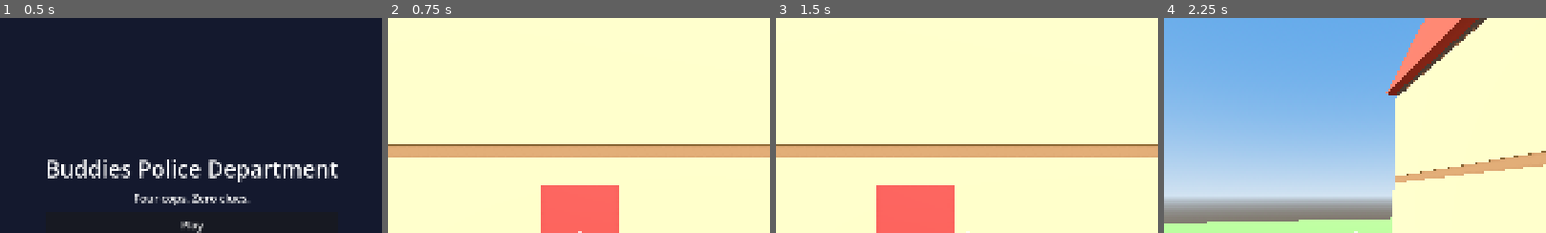
Above: before the commit, frames 1-4 (left to right).
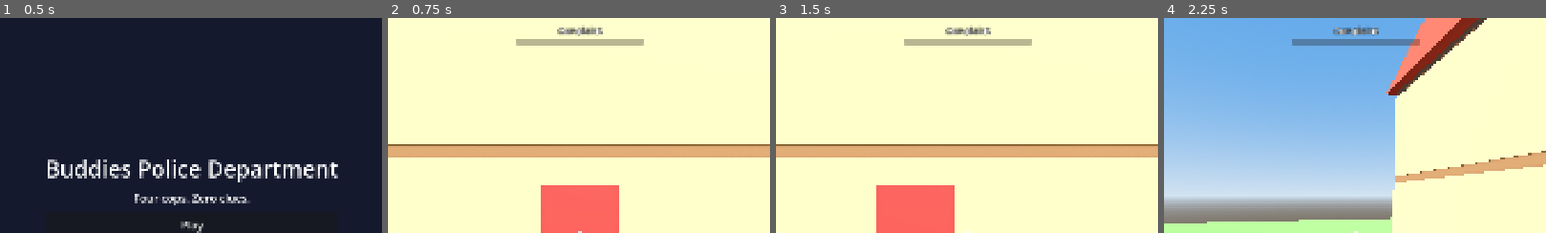
Above: after the commit, the same moments.

Repository: cristiangelini/BPD
Game: Godot game, scene res://scenes/ui/main_menu.tscn
The game is run twice, just before and just after one commit, with the same random seed, the same clock (stepped at 60 frames per second) and the same inputs.
Inputs (mouse positions are % of the whole screen's width and height, from its top left):
- Up to frame 1 (0.5 s): no input
- Up to frame 2 (0.75 s): click "Play" at 0.5 s
- Up to frame 3 (1.5 s): tap Enter at 1.25 s; move the mouse to (72, 45) at 1.27 s; hold D (move_right) from 1.28 s (still down); click (72, 45) at 1.35 s
- Up to frame 4 (2.25 s): tap Space (jump) at 1.52 s; tap V (talk) at 1.55, 2.1 s; move the mouse to (45, 50) at 2.02 s; release D (move_right) at 2.03 s; hold W (move_forward) from 2.03 s (still down); click (45, 50) at 2.17 s
The pictures show only the part of the screen within x 25-75%, y 0-50%; the shares and areas given below are measured in that part.

Frame 1 is identical in both runs. In frame 2, 1.4% of the frame differs, in the area x 33-67%, y 3-13%; in frame 3, 1.4%; in frame 4, 1.4%.

Commit message:
Add the grandpa and his complaint meter
Co-Authored-By: Claude Opus 5.5 (1M context) <noreply@anthropic.com>
Claude-Session: https://claude.ai/code/session_01UXwRy4nCUmp8Zcg5tBLZhH

Diff:
--- a/scenes/levels/grandpa_house.tscn
+++ b/scenes/levels/grandpa_house.tscn
@@ -1,9 +1,10 @@
-[gd_scene load_steps=8 format=3]
+[gd_scene load_steps=11 format=3]
 
 [ext_resource type="Script" path="res://scripts/levels/grandpa_house.gd" id="1"]
 [ext_resource type="PackedScene" path="res://scenes/player/cop.tscn" id="2"]
 [ext_resource type="PackedScene" path="res://scenes/props/front_door.tscn" id="3"]
 [ext_resource type="PackedScene" path="res://scenes/tools/ram_pickup.tscn" id="4"]
+[ext_resource type="PackedScene" path="res://scenes/npc/grandpa.tscn" id="5"]
 
 [sub_resource type="ProceduralSkyMaterial" id="SkyMat"]
 sky_top_color = Color(0.32, 0.56, 0.9, 1)
@@ -27,6 +28,16 @@
 ssao_intensity = 1.6
 adjustments_enabled = true
 adjustments_saturation = 1.2
+
+[sub_resource type="NavigationMesh" id="NavMesh"]
+geometry_parsed_geometry_type = 1
+geometry_source_geometry_mode = 1
+geometry_source_group_name = &"navigation_source"
+cell_size = 0.1
+cell_height = 0.05
+agent_height = 1.3
+agent_radius = 0.4
+agent_max_climb = 0.2
 
 [node name="GrandpaHouse" type="Node3D"]
 script = ExtResource("1")
@@ -55,3 +66,57 @@
 
 [node name="RamPickup" parent="." instance=ExtResource("4")]
 transform = Transform3D(0, 0, 1, 0, 1, 0, -1, 0, 0, 1.8, 0, 8.5)
+
+[node name="Navigation" type="NavigationRegion3D" parent="."]
+navigation_mesh = SubResource("NavMesh")
+
+[node name="Grandpa" parent="." instance=ExtResource("5")]
+transform = Transform3D(1, 0, 0, 0, 1, 0, 0, 0, 1, -3.7, 0.05, 2.5)
+
+[node name="CaseHud" type="CanvasLayer" parent="."]
+
+[node name="Complaint" type="VBoxContainer" parent="CaseHud"]
+anchors_preset = 5
+anchor_left = 0.5
+anchor_right = 0.5
+offset_left = -160.0
+offset_top = 16.0
+offset_right = 160.0
+offset_bottom = 70.0
+grow_horizontal = 2
+mouse_filter = 2
+
+[node name="Label" type="Label" parent="CaseHud/Complaint"]
+layout_mode = 2
+theme_override_constants/outline_size = 6
+theme_override_font_sizes/font_size = 22
+text = "HUD_COMPLAINT"
+horizontal_alignment = 1
+
+[node name="ComplaintBar" type="ProgressBar" parent="CaseHud/Complaint"]
+unique_name_in_owner = true
+custom_minimum_size = Vector2(320, 18)
+layout_mode = 2
+mouse_filter = 2
+modulate = Color(1, 0.45, 0.35, 1)
+show_percentage = false
+
+[node name="CaseFailed" type="Label" parent="CaseHud"]
+unique_name_in_owner = true
+visible = false
+anchors_preset = 8
+anchor_left = 0.5
+anchor_top = 0.5
+anchor_right = 0.5
+anchor_bottom = 0.5
+offset_left = -500.0
+offset_top = -60.0
+offset_right = 500.0
+offset_bottom = 0.0
+grow_horizontal = 2
+grow_vertical = 2
+theme_override_colors/font_color = Color(1, 0.35, 0.3, 1)
+theme_override_constants/outline_size = 10
+theme_override_font_sizes/font_size = 40
+text = "CASE_FAILED_LAWYER"
+horizontal_alignment = 1
--- /dev/null
+++ b/scenes/npc/grandpa.tscn
@@ -0,0 +1,48 @@
+[gd_scene load_steps=6 format=3]
+
+[ext_resource type="Script" path="res://scripts/npc/grandpa.gd" id="1"]
+[ext_resource type="PackedScene" path="res://assets/models/npc_abuelo.glb" id="2"]
+
+[sub_resource type="CapsuleShape3D" id="Capsule"]
+radius = 0.4
+height = 1.27
+
+[sub_resource type="CapsuleShape3D" id="BumpCapsule"]
+radius = 0.55
+height = 1.4
+
+[node name="Grandpa" type="CharacterBody3D"]
+collision_layer = 8
+collision_mask = 7
+script = ExtResource("1")
+
+[node name="Shape" type="CollisionShape3D" parent="."]
+transform = Transform3D(1, 0, 0, 0, 1, 0, 0, 0, 1, 0, 0.635, 0)
+shape = SubResource("Capsule")
+
+[node name="Model" parent="." instance=ExtResource("2")]
+transform = Transform3D(0.82, 0, 0, 0, 0.82, 0, 0, 0, 0.82, 0, 0, 0)
+
+[node name="Bump" type="Area3D" parent="."]
+collision_layer = 0
+collision_mask = 6
+
+[node name="Shape" type="CollisionShape3D" parent="Bump"]
+transform = Transform3D(1, 0, 0, 0, 1, 0, 0, 0, 1, 0, 0.7, 0)
+shape = SubResource("BumpCapsule")
+
+[node name="Agent" type="NavigationAgent3D" parent="."]
+path_desired_distance = 0.5
+target_desired_distance = 1.0
+radius = 0.4
+height = 1.27
+
+[node name="Bubble" type="Label3D" parent="."]
+transform = Transform3D(1, 0, 0, 0, 1, 0, 0, 0, 1, 0, 1.55, 0)
+billboard = 1
+pixel_size = 0.004
+outline_size = 10
+font_size = 40
+width = 600.0
+autowrap_mode = 3
+text = "GRANDPA_LINE_1"
--- a/scenes/player/cop.tscn
+++ b/scenes/player/cop.tscn
@@ -10,7 +10,7 @@
 
 [node name="Cop" type="CharacterBody3D"]
 collision_layer = 2
-collision_mask = 5
+collision_mask = 13
 script = ExtResource("1")
 
 [node name="Shape" type="CollisionShape3D" parent="."]
--- a/scenes/props/cookie_tin.tscn
+++ b/scenes/props/cookie_tin.tscn
@@ -9,7 +9,7 @@
 
 [node name="CookieTin" type="RigidBody3D"]
 collision_layer = 4
-collision_mask = 7
+collision_mask = 15
 mass = 3.0
 script = ExtResource("1")
 full_value = 1000.0
--- a/scenes/props/crate.tscn
+++ b/scenes/props/crate.tscn
@@ -8,7 +8,7 @@
 
 [node name="Crate" type="RigidBody3D"]
 collision_layer = 4
-collision_mask = 7
+collision_mask = 15
 mass = 3.0
 script = ExtResource("1")
 
--- a/scenes/props/heavy_safe.tscn
+++ b/scenes/props/heavy_safe.tscn
@@ -8,7 +8,7 @@
 
 [node name="HeavySafe" type="RigidBody3D"]
 collision_layer = 4
-collision_mask = 7
+collision_mask = 15
 mass = 40.0
 script = ExtResource("1")
 
--- a/scenes/props/ornament_figurine.tscn
+++ b/scenes/props/ornament_figurine.tscn
@@ -9,7 +9,7 @@
 
 [node name="Ornament" type="RigidBody3D"]
 collision_layer = 4
-collision_mask = 7
+collision_mask = 15
 mass = 0.3
 script = ExtResource("1")
 
--- a/scenes/props/ornament_plate.tscn
+++ b/scenes/props/ornament_plate.tscn
@@ -9,7 +9,7 @@
 
 [node name="Ornament" type="RigidBody3D"]
 collision_layer = 4
-collision_mask = 7
+collision_mask = 15
 mass = 0.4
 script = ExtResource("1")
 
--- a/scenes/props/ornament_vase.tscn
+++ b/scenes/props/ornament_vase.tscn
@@ -9,7 +9,7 @@
 
 [node name="Ornament" type="RigidBody3D"]
 collision_layer = 4
-collision_mask = 7
+collision_mask = 15
 mass = 0.8
 shard_color = Color(0.18, 0.72, 0.63, 1)
 script = ExtResource("1")
--- a/scripts/levels/grandpa_house.gd
+++ b/scripts/levels/grandpa_house.gd
@@ -81,12 +81,20 @@
 ## Money taken off the case pay for broken ornaments.
 var fines := 0
 
+## The grandpa called his lawyer: the warrant is cancelled and the case is lost.
+var case_failed := false
+
 var _materials := {}
 @onready var _built: Node3D = $Built
+@onready var grandpa: Grandpa = $Grandpa
 
 
 func _ready() -> void:
 	_build()
+	_bake_navigation()
+	grandpa.complaint_changed.connect(func(value: float) -> void: %ComplaintBar.value = value)
+	grandpa.lawyer_called.connect(_on_lawyer_called)
+	$FrontDoor.broken.connect(func() -> void: grandpa.door_broken($FrontDoor.global_position))
 	if case_seed == 0:
 		case_seed = randi() | 1
 	var spot_heavy := SPOTS.map(func(s: Dictionary) -> bool: return s.heavy)
@@ -109,7 +117,22 @@
 	ornaments_total = $Ornaments.get_child_count()
 
 
+func _on_lawyer_called() -> void:
+	case_failed = true
+	%CaseFailed.show()
+
+
+## The grandpa walks on a navigation mesh baked from the built house when the scene loads.
+func _bake_navigation() -> void:
+	var nav: NavigationRegion3D = $Navigation
+	NavigationServer3D.map_set_cell_size(get_world_3d().navigation_map, nav.navigation_mesh.cell_size)
+	NavigationServer3D.map_set_cell_height(get_world_3d().navigation_map, nav.navigation_mesh.cell_height)
+	_built.add_to_group("navigation_source")
+	nav.bake_navigation_mesh(false)
+
+
 func _on_ornament_broken(at: Vector3) -> void:
+	grandpa.saw_break(at)
 	broken_ornaments += 1
 	fines += Ornament.FINE
 	# Placeholder feedback until the HUD exists: the fine floats up where it broke.
--- /dev/null
+++ b/scripts/npc/grandpa.gd
@@ -0,0 +1,153 @@
+class_name Grandpa
+extends CharacterBody3D
+
+## The grandpa of case 1.1 (docs/diseno/allanamiento.md, "El abuelo"). He shuffles after the nearest cop, complaining,
+## and fills the complaint meter (denuncia) when he sees things break or gets pushed. At 100 he calls his lawyer.
+## He is innocent (decision 5): he can't be knocked out or arrested.
+
+signal complaint_changed(value: float)
+signal lawyer_called
+
+const MAX_COMPLAINT := 100.0
+## Meter points (proposal).
+const SAW_BREAK := 10.0
+const STRUCK := 15.0
+const DOOR_BROKEN := 5.0
+const SIGHT_RANGE := 8.0
+## The meter drops one point every DECAY_EVERY seconds while nothing happens.
+const DECAY_EVERY := 5.0
+## A hit within this time of the last one doesn't count again (one shove, one complaint).
+const STRUCK_COOLDOWN := 1.0
+## Something hitting him faster than this counts as a hit (m/s).
+const STRUCK_SPEED := 2.0
+
+const SPEED := 1.4
+const FOLLOW_RANGE := 15.0
+const KEEP_AWAY := 1.6
+const EYE := 1.1
+const LINES := ["GRANDPA_LINE_1", "GRANDPA_LINE_2", "GRANDPA_LINE_3", "GRANDPA_LINE_4", "GRANDPA_LINE_5", "GRANDPA_LINE_6"]
+const LINE_EVERY := 6.0
+
+var complaint := 0.0
+var has_called_lawyer := false
+var _quiet := 0.0
+var _since_struck := STRUCK_COOLDOWN
+var _since_line := 0.0
+var _line := 0
+
+@onready var _agent: NavigationAgent3D = $Agent
+@onready var _bubble: Label3D = $Bubble
+
+
+func _ready() -> void:
+	$Bump.body_entered.connect(_on_bump)
+	_bubble.hide()
+
+
+func _physics_process(delta: float) -> void:
+	_since_struck += delta
+	_quiet += delta
+	if _quiet >= DECAY_EVERY:
+		_quiet = 0.0
+		_set_complaint(complaint - 1.0)
+	var cop := nearest_cop()
+	var wish := Vector3.ZERO
+	if cop and global_position.distance_to(cop.global_position) > KEEP_AWAY:
+		_agent.target_position = cop.global_position
+		if not _agent.is_navigation_finished():
+			wish = _agent.get_next_path_position() - global_position
+			wish.y = 0.0
+	if wish.length() > 0.05:
+		wish = wish.normalized() * SPEED
+		look_at(global_position + wish, Vector3.UP, true)
+	velocity.x = wish.x
+	velocity.z = wish.z
+	velocity.y = 0.0 if is_on_floor() else velocity.y - GameScale.GRAVITY * delta
+	move_and_slide()
+	_talk(delta, cop != null)
+
+
+func nearest_cop() -> Cop:
+	var best: Cop
+	var best_distance := FOLLOW_RANGE
+	for node in get_tree().get_nodes_in_group("cops"):
+		var cop := node as Cop
+		var d := global_position.distance_to(cop.global_position)
+		if d < best_distance:
+			best = cop
+			best_distance = d
+	return best
+
+
+## An ornament broke at `at`: it counts if he is close and can see it.
+func saw_break(at: Vector3) -> bool:
+	if not can_see(at):
+		return false
+	_raise(SAW_BREAK)
+	return true
+
+
+## A door came down (with the ram) near him.
+func door_broken(at: Vector3) -> void:
+	if global_position.distance_to(at) <= SIGHT_RANGE:
+		_raise(DOOR_BROKEN)
+
+
+## Pushed by a cop, hit by the ram or by something thrown.
+func struck() -> bool:
+	if _since_struck < STRUCK_COOLDOWN:
+		return false
+	_since_struck = 0.0
+	_raise(STRUCK)
+	_say("GRANDPA_HURT")
+	return true
+
+
+func can_see(at: Vector3) -> bool:
+	var eye := global_position + Vector3.UP * EYE
+	if eye.distance_to(at) > SIGHT_RANGE:
+		return false
+	var query := PhysicsRayQueryParameters3D.create(eye, at, 1)
+	query.exclude = [get_rid()]
+	return get_world_3d().direct_space_state.intersect_ray(query).is_empty()
+
+
+func _raise(points: float) -> void:
+	_quiet = 0.0
+	_set_complaint(complaint + points)
+
+
+func _set_complaint(value: float) -> void:
+	var clamped := clampf(value, 0.0, MAX_COMPLAINT)
+	if clamped == complaint:
+		return
+	complaint = clamped
+	complaint_changed.emit(complaint)
+	if complaint >= MAX_COMPLAINT and not has_called_lawyer:
+		has_called_lawyer = true
+		_say("GRANDPA_LAWYER")
+		lawyer_called.emit()
+
+
+func _on_bump(body: Node3D) -> void:
+	var speed := 0.0
+	if body is Cop:
+		speed = (body as Cop).velocity.length()
+	elif body is RigidBody3D:
+		speed = (body as RigidBody3D).linear_velocity.length()
+	if speed > STRUCK_SPEED:
+		struck()
+
+
+func _talk(delta: float, following: bool) -> void:
+	_since_line += delta
+	if following and _since_line >= LINE_EVERY:
+		_say(LINES[_line % LINES.size()])
+		_line += 1
+
+
+func _say(key: String) -> void:
+	_since_line = 0.0
+	_bubble.text = key
+	_bubble.show()
+	get_tree().create_timer(3.0).timeout.connect(_bubble.hide)
--- a/scripts/player/cop.gd
+++ b/scripts/player/cop.gd
@@ -35,6 +35,7 @@
 
 
 func _ready() -> void:
+	add_to_group("cops")
 	InputSetup.ensure_actions()
 	camera.fov = GameScale.FOV
 	_apply_height(GameScale.COP_HEIGHT)
--- a/scripts/tools/battering_ram.gd
+++ b/scripts/tools/battering_ram.gd
@@ -63,6 +63,8 @@
 	var door := (target as Node).get_parent() as FrontDoor
 	if door and power >= MIN_CHARGE:
 		door.ram_hit()
+	elif target is Grandpa:
+		(target as Grandpa).struck()
 	elif target is RigidBody3D:
 		(target as RigidBody3D).apply_impulse(-cop.camera.global_transform.basis.z * PUSH * power, hit.position - (target as Node3D).global_position)
 	return target
--- /dev/null
+++ b/tests/unit/test_grandpa.gd
@@ -0,0 +1,90 @@
+extends GutTest
+
+## The grandpa and his complaint meter (docs/diseno/allanamiento.md, "El abuelo").
+
+const GRANDPA_SCENE := preload("res://scenes/npc/grandpa.tscn")
+const HOUSE_SCENE := preload("res://scenes/levels/grandpa_house.tscn")
+
+
+func _grandpa() -> Grandpa:
+	var grandpa: Grandpa = GRANDPA_SCENE.instantiate()
+	add_child_autofree(grandpa)
+	return grandpa
+
+
+func _wall(at: Vector3) -> void:
+	var wall := StaticBody3D.new()
+	var shape := CollisionShape3D.new()
+	var box := BoxShape3D.new()
+	box.size = Vector3(4, 3, 0.2)
+	shape.shape = box
+	wall.add_child(shape)
+	wall.position = at
+	add_child_autofree(wall)
+
+
+func test_seeing_a_break_up_close_complains() -> void:
+	var grandpa := _grandpa()
+	await wait_physics_frames(2)
+	assert_true(grandpa.saw_break(Vector3(0, 1, -3)))
+	assert_eq(grandpa.complaint, Grandpa.SAW_BREAK)
+	assert_false(grandpa.saw_break(Vector3(0, 1, -20)), "too far to see")
+	assert_eq(grandpa.complaint, Grandpa.SAW_BREAK)
+
+
+func test_breaks_behind_a_wall_go_unseen() -> void:
+	var grandpa := _grandpa()
+	_wall(Vector3(0, 1.5, -1.5))
+	await wait_physics_frames(2)
+	assert_false(grandpa.saw_break(Vector3(0, 1, -3)))
+	assert_eq(grandpa.complaint, 0.0)
+
+
+func test_struck_and_door_points() -> void:
+	var grandpa := _grandpa()
+	assert_true(grandpa.struck())
+	assert_false(grandpa.struck(), "one shove, one complaint")
+	grandpa.door_broken(Vector3(0, 0, -4))
+	assert_eq(grandpa.complaint, Grandpa.STRUCK + Grandpa.DOOR_BROKEN)
+
+
+func test_meter_drops_while_nothing_happens() -> void:
+	var grandpa := _grandpa()
+	grandpa.door_broken(Vector3.ZERO)
+	await wait_seconds(Grandpa.DECAY_EVERY + 0.3)
+	assert_eq(grandpa.complaint, Grandpa.DOOR_BROKEN - 1.0)
+
+
+func test_at_100_he_calls_the_lawyer_once() -> void:
+	var grandpa := _grandpa()
+	watch_signals(grandpa)
+	for i in 7:
+		grandpa.door_broken(Vector3.ZERO)
+		grandpa.struck()
+		grandpa._since_struck = Grandpa.STRUCK_COOLDOWN
+	assert_eq(grandpa.complaint, Grandpa.MAX_COMPLAINT)
+	assert_signal_emit_count(grandpa, "lawyer_called", 1)
+
+
+func test_house_loses_the_case_at_100() -> void:
+	var house: GrandpaHouse = HOUSE_SCENE.instantiate()
+	house.case_seed = 3
+	house.get_node("Cop").input_enabled = false
+	add_child_autofree(house)
+	house.grandpa._set_complaint(Grandpa.MAX_COMPLAINT)
+	assert_true(house.case_failed)
+	assert_true(house.get_node("%CaseFailed").visible)
+
+
+func test_grandpa_follows_the_nearest_cop() -> void:
+	var house: GrandpaHouse = HOUSE_SCENE.instantiate()
+	house.case_seed = 3
+	var cop: Cop = house.get_node("Cop")
+	cop.input_enabled = false
+	cop.position = Vector3(0.0, 0.1, 2.5)
+	add_child_autofree(house)
+	await wait_physics_frames(5)
+	var start := house.grandpa.global_position.distance_to(cop.global_position)
+	await wait_seconds(3.0)
+	var now := house.grandpa.global_position.distance_to(cop.global_position)
+	assert_lt(now, start - 1.0, "he walks toward the cop (from %.1f to %.1f m)" % [start, now])
--- a/translations/texts.csv
+++ b/translations/texts.csv
@@ -8,3 +8,13 @@
 HINT_POT_EMPTY,Solo hay tierra.,Just dirt.,Só tem terra.
 HINT_DOOR_LOCKED,Está cerrada. Busca la llave o usa el ariete.,It's locked. Find the key or use the battering ram.,Está trancada. Procure a chave ou use o aríete.
 HINT_DOOR_UNLOCKED,Abriste la puerta con la llave.,You unlocked the door.,Você destrancou a porta.
+GRANDPA_LINE_1,¡Cuidado con eso!,Careful with that!,Cuidado com isso!
+GRANDPA_LINE_2,¡Eso era de mi señora!,That was my wife's!,Isso era da minha esposa!
+GRANDPA_LINE_3,¿Tienen una orden?,Do you have a warrant?,Vocês têm um mandado?
+GRANDPA_LINE_4,¡Mis rodillas no están para esto!,My knees can't take this!,Meus joelhos não aguentam isso!
+GRANDPA_LINE_5,En mis tiempos se tocaba el timbre.,In my day people rang the bell.,No meu tempo a gente tocava a campainha.
+GRANDPA_LINE_6,¡Limpien los pies!,Wipe your feet!,Limpem os pés!
+GRANDPA_HURT,¡Ay! ¡Más respeto!,Ouch! Show some respect!,Ai! Mais respeito!
+GRANDPA_LAWYER,¡Ya está! ¡Llamo a mi abogado!,That's it! I'm calling my lawyer!,Chega! Vou ligar para o meu advogado!
+HUD_COMPLAINT,Denuncia,Complaint,Denúncia
+CASE_FAILED_LAWYER,El abuelo llamó a su abogado. Caso perdido.,The grandpa called his lawyer. Case lost.,O vovô ligou para o advogado. Caso perdido.
Not shown, added: scripts/npc/grandpa.gd.uid
Not shown, added: tests/unit/test_grandpa.gd.uid
Not shown, changed: CHANGELOG.md
Not shown, changed: docs/diseno/allanamiento.md
